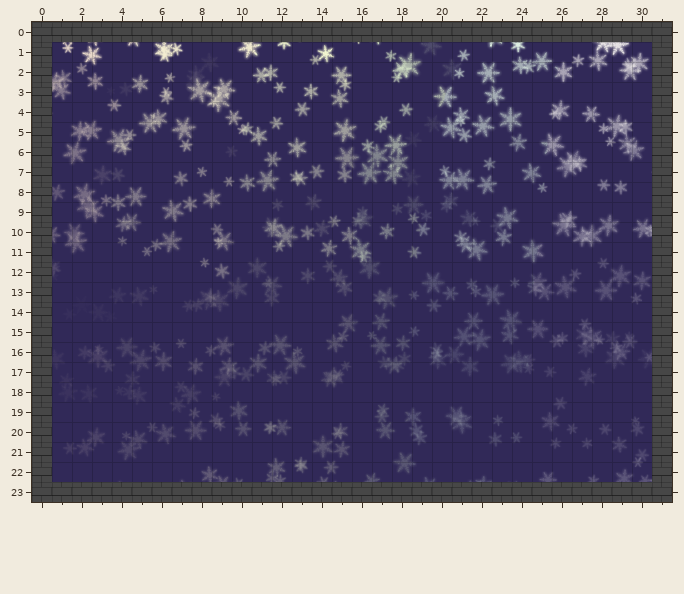
Tiled map (JSON) -- assets/levels/first_level.json. Above is the file before it was changed.
Cells are 32x32 px. Shown: x 0..31, y 0..23. The commit also replaced the tileset; all pictures use the new one.
The result:
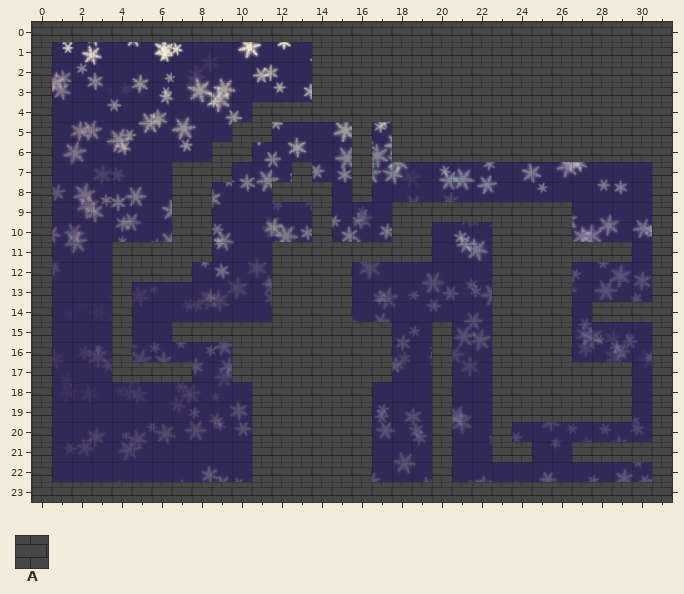
Key: from "urban_brick": A 0.
_ is an empty cell.
The exact change:
Layer "Terrain":
y 1..3: x 14..30 _________________ -> AAAAAAAAAAAAAAAAA
y 4: x 11..30 ____________________ -> AAAAAAAAAAAAAAAAAAAA
y 5: x 10..11 __ -> AA; x 16 _ -> A; x 18..30 _____________ -> AAAAAAAAAAAAA
y 6: x 9..10 __ -> AA; x 16 _ -> A; x 18..30 _____________ -> AAAAAAAAAAAAA
y 7: x 7..9 ___ -> AAA; x 13 _ -> A; x 16 _ -> A
y 8: x 7..8 __ -> AA; x 12..14 ___ -> AAA; x 16 _ -> A
y 9: x 7..8 __ -> AA; x 14 _ -> A; x 18..26 _________ -> AAAAAAAAA
y 10: x 7..8 __ -> AA; x 14 _ -> A; x 18..19 __ -> AA; x 23..26 ____ -> AAAA
y 11: x 4..8 _____ -> AAAAA; x 12..19 ________ -> AAAAAAAA; x 23..29 _______ -> AAAAAAA
y 12: x 4..7 ____ -> AAAA; x 12..15 ____ -> AAAA; x 23..26 ____ -> AAAA
y 13: x 4 _ -> A; x 12..15 ____ -> AAAA; x 23..26 ____ -> AAAA
y 14: x 4 _ -> A; x 12..15 ____ -> AAAA; x 23..26 ____ -> AAAA; x 28..30 ___ -> AAA
y 15: x 4 _ -> A; x 7..17 ___________ -> AAAAAAAAAAA; x 20 _ -> A; x 23..26 ____ -> AAAA
y 16: x 4 _ -> A; x 10..17 ________ -> AAAAAAAA; x 20 _ -> A; x 23..26 ____ -> AAAA
y 17: x 4..7 ____ -> AAAA; x 10..17 ________ -> AAAAAAAA; x 20 _ -> A; x 23..29 _______ -> AAAAAAA
y 18..19: x 11..16 ______ -> AAAAAA; x 20 _ -> A; x 23..29 _______ -> AAAAAAA
y 20: x 11..16 ______ -> AAAAAA; x 20 _ -> A; x 23 _ -> A
y 21: x 11..16 ______ -> AAAAAA; x 20 _ -> A; x 23..24 __ -> AA; x 27..30 ____ -> AAAA
y 22: x 11..16 ______ -> AAAAAA; x 20 _ -> A
Changed places in both pictures, as pixel boxes (x1, y1, x2, y2):
added: (112, 42, 652, 482)
